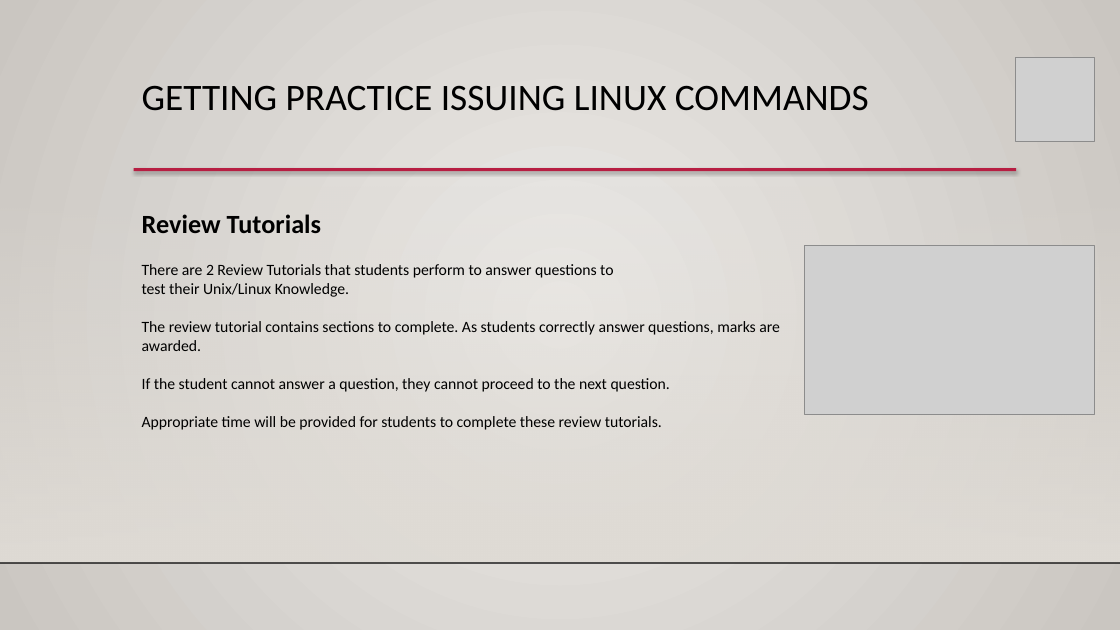
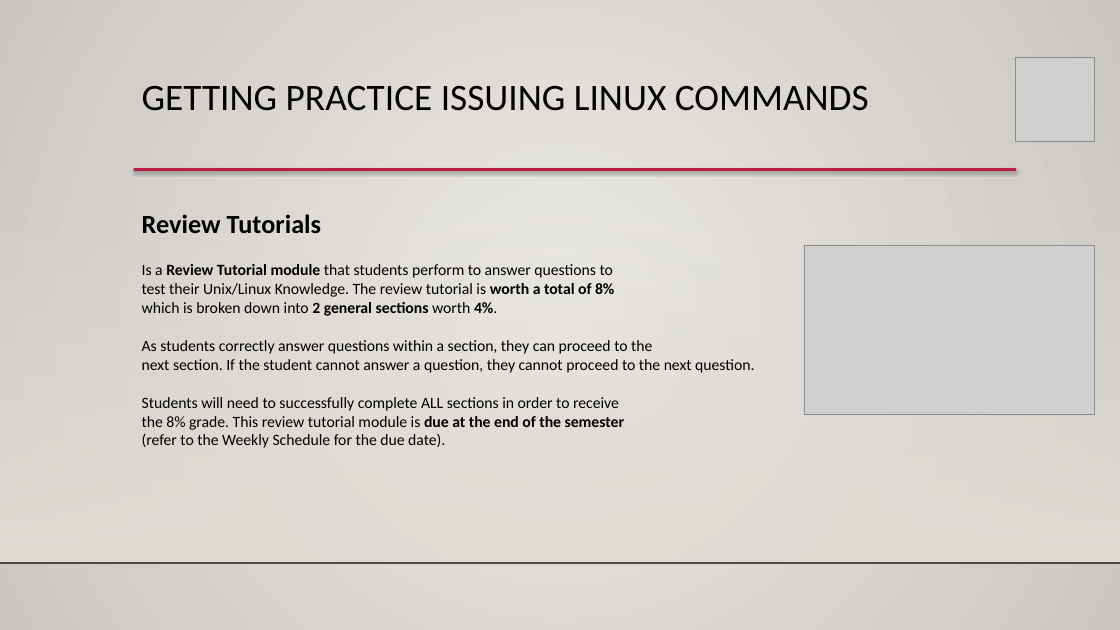
Before and after one commit to ULI101/slides, a slide deck: slide 12 of ULI101-1.2.pptx. Drawn at 1120x630 pixels with LibreOffice and Linux fonts; fonts in the diff are those of the drawing; grey boxes stand for pictures; background and template pictures are left out. Boxes give left, top, right and bottom in pixels: in the first picture for what was removed or moved away, otherwise in the second. Text is boxed around its words. In the diff, an @@ line names an element or a change of style, - is before the commit and + after.

```diff
--- a/ULI101-1.2.pptx
+++ b/ULI101-1.2.pptx
@@ text at (x1=142, y1=214, x2=754, y2=448): text changed @@
-Review Tutorials
-There are 2 Review Tutorials that students perform to answer questions to
-test their Unix/Linux Knowledge.
-The review tutorial contains sections to complete. As students correctly answer questions, marks are awarded.
-If the student cannot answer a question, they cannot proceed to the next question.
-Appropriate time will be provided for students to complete these review tutorials.
+Review Tutorials
+Is a Review Tutorial module that students perform to answer questions to
+test their Unix/Linux Knowledge. The review tutorial is worth a total of 8%
+which is broken down into 2 general sections worth 4%.
+As students correctly answer questions within a section, they can proceed to the
+next section. If the student cannot answer a question, they cannot proceed to the next question.
+Students will need to successfully complete ALL sections in order to receive
+the 8% grade. This review tutorial module is due at the end of the semester
+(refer to the Weekly Schedule for the due date).
```
Also in this commit, not shown: 2 other files.
